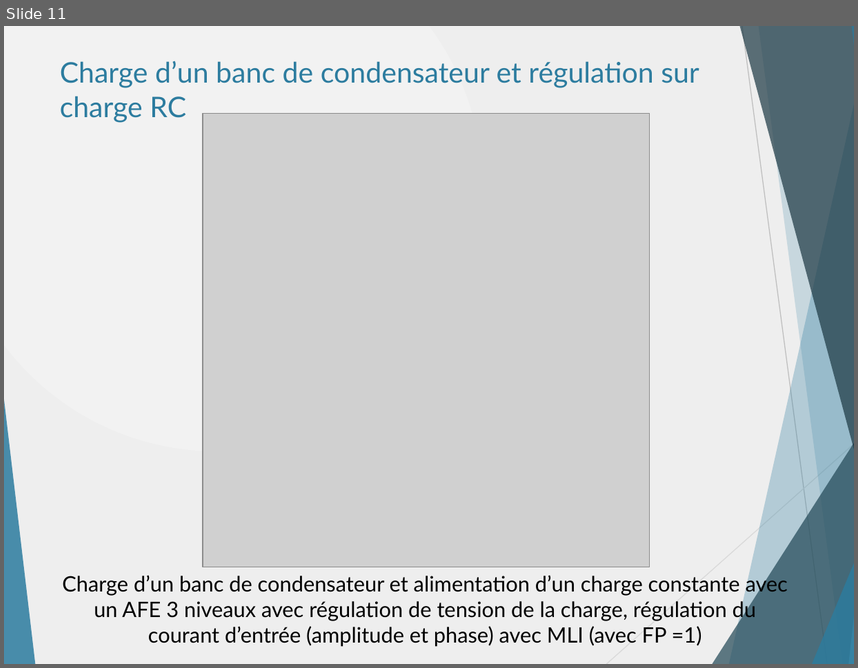
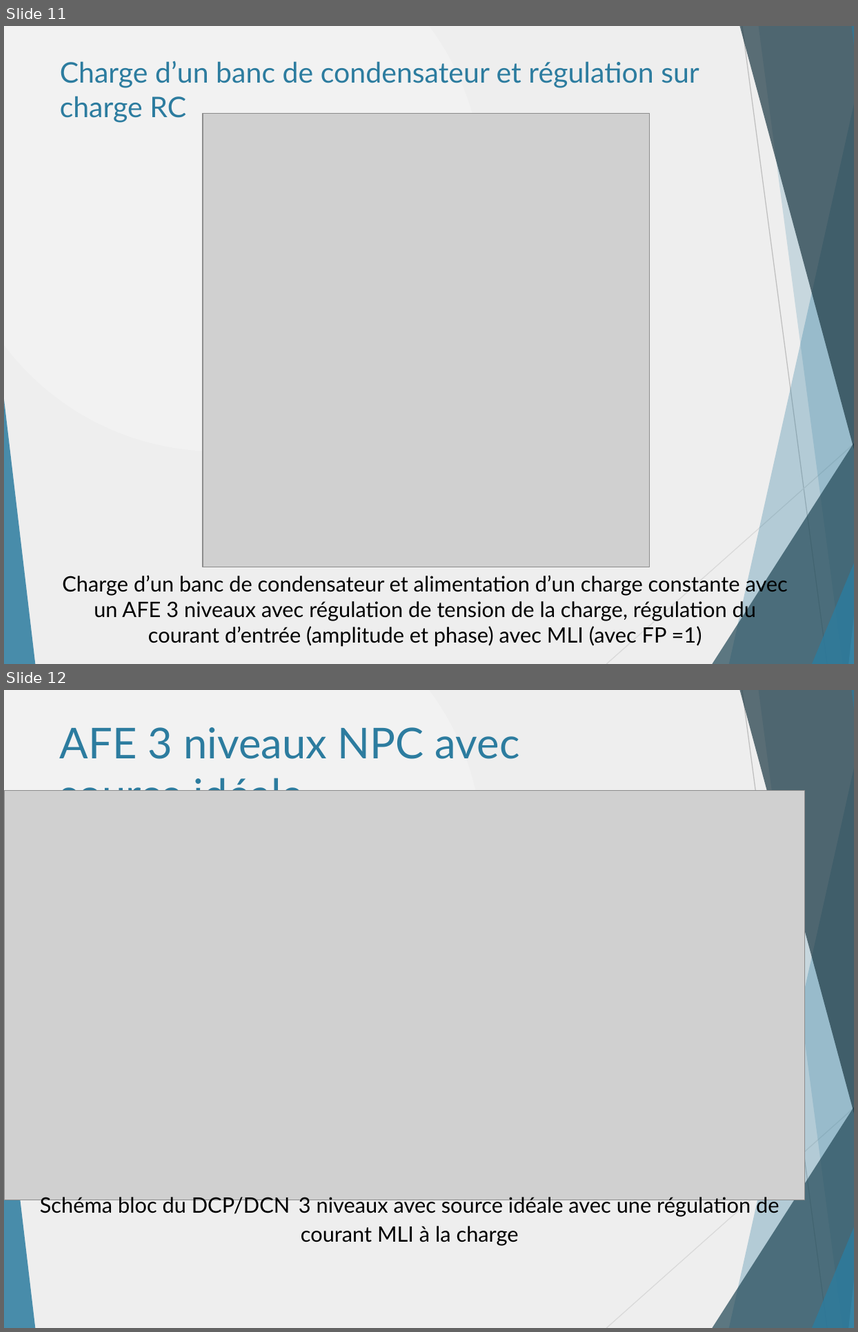
Before and after one commit to danthib76/DesignIV, a slide deck: Remise/Remise 3/RAE.pptx. Shown one above the other, each under a label of ours: slide 11 before the commit, slides 11 and 12 after it. The pictures are 858x668 and 858x1332 pixels, drawn with LibreOffice and Linux fonts; fonts in the diff are those of the drawing; grey boxes stand for pictures. Boxes give left, top, right and bottom in pixels: in the first picture for what was removed or moved away, otherwise in the second. Text is boxed around its words. In the diff, an @@ line names an element or a change of style, - is before the commit and + after.

Commit message:
Ajout schéma bloc DCP/DCN

```diff
--- a/Remise/Remise 3/RAE.pptx
+++ b/Remise/Remise 3/RAE.pptx
@@ slide 12 added at (4, 690, 854, 1328), background gradient #F2F2F2 to #EEEEEE; not listed: 10 template elements that a slide beside it also shows @@
@@ title added at (60, 727, 520, 791), 36 pt, text #2C7C9F @@
+AFE 3 niveaux NPC avec source idéale
@@ picture added at (4, 790, 805, 1199) @@
@@ text added at (40, 1196, 779, 1245), 18 pt, text #000000 @@
+Schéma bloc du DCP/DCN 3 niveaux avec source idéale avec une régulation de courant MLI à la charge
```
Also in this commit, not shown: 1 other slide added, 1 other file.
